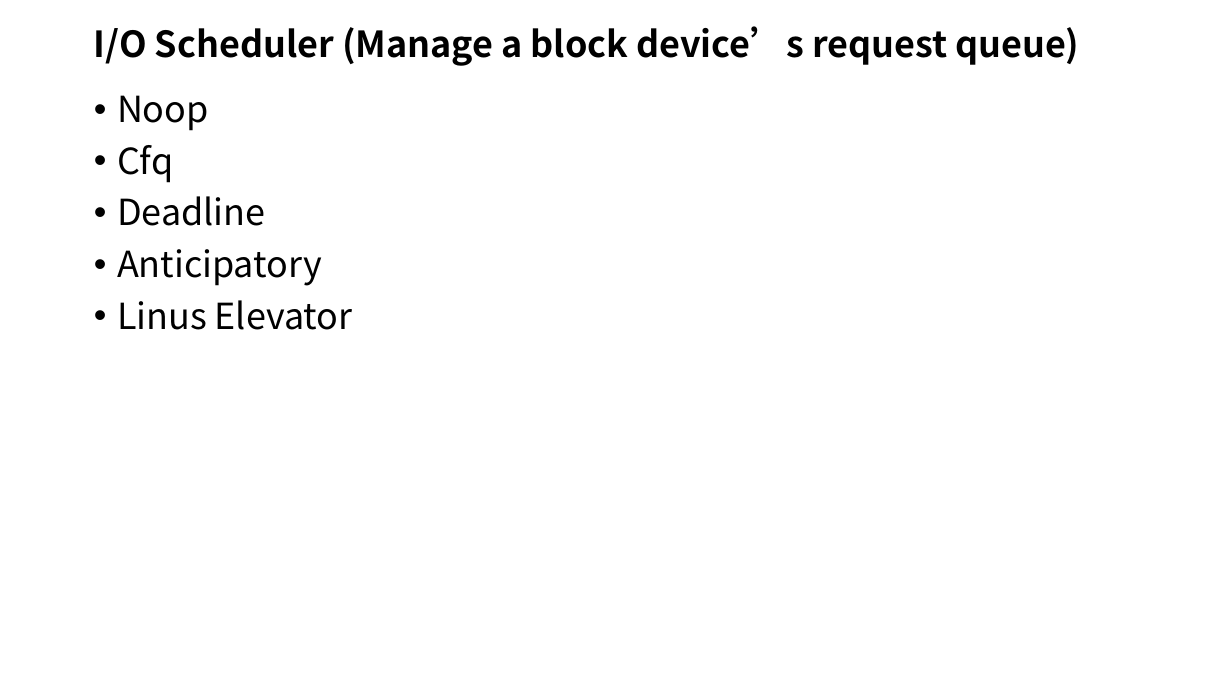
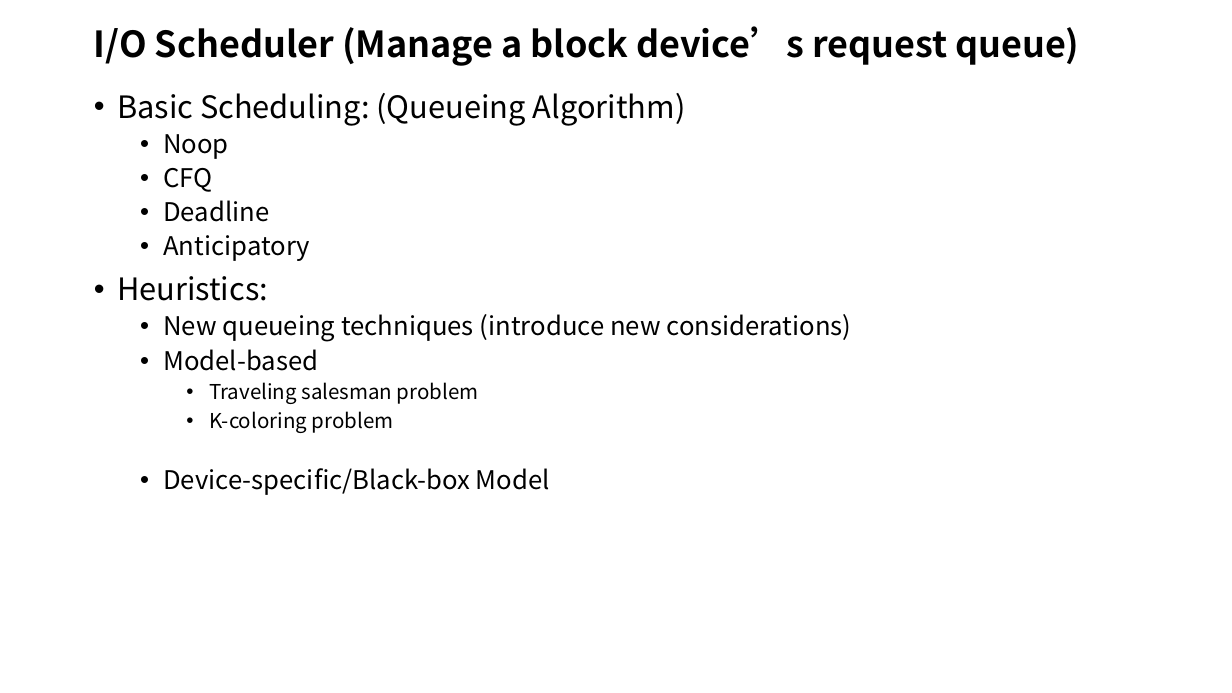
Before and after one commit to LiuYingying0104/AIOS, a slide deck: slide 3 of Papers/ML Apply in OS/updates.pptx. Drawn at 1232x693 pixels with LibreOffice and Linux fonts; fonts in the diff are those of the drawing. Boxes give left, top, right and bottom in pixels: in the first picture for what was removed or moved away, otherwise in the second. Text is boxed around its words. In the diff, an @@ line names an element or a change of style, - is before the commit and + after.

```diff
--- a/Papers/ML Apply in OS/updates.pptx
+++ b/Papers/ML Apply in OS/updates.pptx
@@ text at bbox=[117, 93, 686, 126]: paragraph added @@
+• Basic Scheduling: (Queueing Algorithm)
@@ text at bbox=[163, 134, 310, 261]: size 28 to 20 pt in "Noop", "Deadline", "Anticipatory"; list level 1 to 2 in "Noop"; list level 1 to 2 in "Deadline"; list level 1 to 2 in "Anticipatory" @@
@@ text at bbox=[163, 168, 212, 192]: text changed; size 28 to 20 pt @@
-• Cfq
+  • CFQ
@@ text at bbox=[117, 276, 852, 495]: text changed; size 28 to 20 pt @@
-• Linus Elevator
+• Heuristics:
+  • New queueing techniques (introduce new considerations)
+  • Model-based
+    • Traveling salesman problem
+    • K-coloring problem
+  • Device-specific/Black-box Model
```
Also in this commit, not shown: 2 other files.
